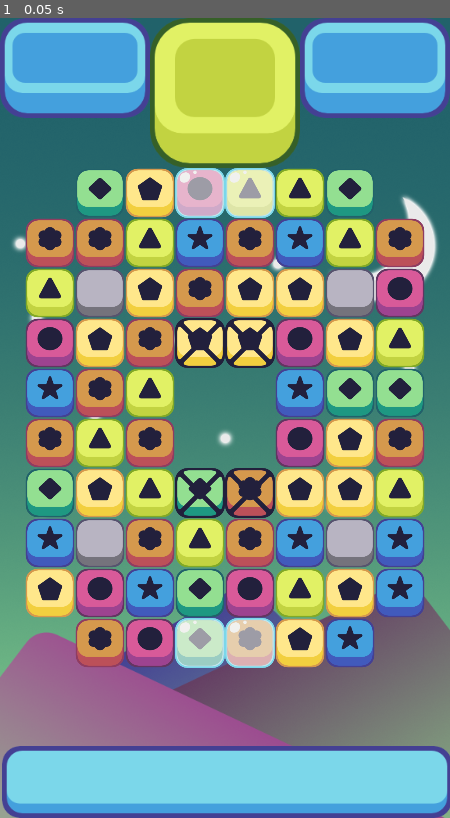
Above: before the commit, frame 1.
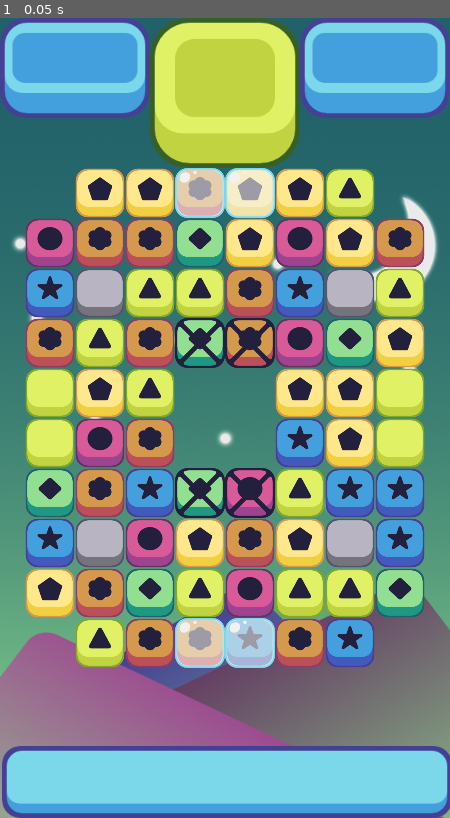
Above: after the commit, the same moment.

Repository: BrunoM24/Match-3
Game: Godot game, scene res://src/GameWindow.tscn
Same seed, same stepped clock (60 frames per second), same inputs: the game is played once before the commit and once after it. The project has no main scene, so this scene is started directly.
Inputs:
- Up to frame 1 (0.05 s): no input

The runs differ from the first frame. In frame 1, 27% of the frame differs, in the area x 5-95%, y 18-82%.

Commit message:
Added the Slime (Chocolate) Blocks - Part 22|23

Diff:
--- a/src/GameWindow.tscn
+++ b/src/GameWindow.tscn
@@ -7,6 +7,7 @@
 [ext_resource path="res://src/IceHolder.gd" type="Script" id=5]
 [ext_resource path="res://src/LockHolder.gd" type="Script" id=6]
 [ext_resource path="res://src/ConcreteHolder.gd" type="Script" id=7]
+[ext_resource path="res://src/SlimeHolder.gd" type="Script" id=8]
 
 [node name="GameWindow" type="Control"]
 anchor_right = 1.0
@@ -55,6 +56,7 @@
 ice_spaces = PoolVector2Array( 3, 0, 4, 0, 3, 9, 4, 9 )
 lock_spaces = PoolVector2Array( 3, 3, 4, 3, 3, 6, 4, 6 )
 concrete_spaces = PoolVector2Array( 1, 2, 6, 2, 1, 7, 6, 7 )
+slime_spaces = PoolVector2Array( 0, 4, 0, 5, 7, 4, 7, 5 )
 
 [node name="IceHolder" type="Node2D" parent="."]
 script = ExtResource( 5 )
@@ -64,6 +66,9 @@
 
 [node name="ConcreteHolder" type="Node2D" parent="."]
 script = ExtResource( 7 )
+
+[node name="SlimeHolder" type="Node2D" parent="."]
+script = ExtResource( 8 )
 
 [node name="DestroyTimer" type="Timer" parent="."]
 wait_time = 0.5
@@ -80,11 +85,14 @@
 [connection signal="damage_concrete" from="Grid" to="ConcreteHolder" method="_on_Grid_damage_concrete"]
 [connection signal="damage_ice" from="Grid" to="IceHolder" method="_on_Grid_damage_ice"]
 [connection signal="damage_lock" from="Grid" to="LockHolder" method="_on_Grid_damage_lock"]
+[connection signal="damage_slime" from="Grid" to="SlimeHolder" method="_on_Grid_damage_slime"]
 [connection signal="make_concrete" from="Grid" to="ConcreteHolder" method="_on_Grid_make_concrete"]
 [connection signal="make_ice" from="Grid" to="IceHolder" method="_on_Grid_make_ice"]
 [connection signal="make_lock" from="Grid" to="LockHolder" method="_on_Grid_make_lock"]
+[connection signal="make_slime" from="Grid" to="SlimeHolder" method="_on_Grid_make_slime"]
 [connection signal="remove_lock" from="LockHolder" to="Grid" method="_on_LockHolder_remove_lock"]
 [connection signal="remove_concrete" from="ConcreteHolder" to="Grid" method="_on_ConcreteHolder_remove_concrete"]
+[connection signal="remove_slime" from="SlimeHolder" to="Grid" method="_on_SlimeHolder_remove_slime"]
 [connection signal="timeout" from="DestroyTimer" to="Grid" method="_on_DestroyTimer_timeout"]
 [connection signal="timeout" from="CollapseTimer" to="Grid" method="_on_CollapseTimer_timeout"]
 [connection signal="timeout" from="RefillTimer" to="Grid" method="_on_RefillTimer_timeout"]
--- a/src/Grid.gd
+++ b/src/Grid.gd
@@ -13,6 +13,9 @@
 export (PoolVector2Array) var ice_spaces
 export (PoolVector2Array) var lock_spaces
 export (PoolVector2Array) var concrete_spaces
+export (PoolVector2Array) var slime_spaces
+
+var damage_slime := false
 
 # Obstacle Signals
 signal make_ice
@@ -21,6 +24,8 @@
 signal damage_lock
 signal make_concrete
 signal damage_concrete
+signal make_slime
+signal damage_slime
 
 var pieces = []
 
@@ -59,6 +64,7 @@
 	spawn_ice()
 	spawn_locks()
 	spawn_concrete()
+	spawn_slime()
 
 
 func _physics_process(delta):
@@ -105,6 +111,11 @@
 func spawn_concrete() -> void:
 	for concrete in concrete_spaces:
 		emit_signal("make_concrete", concrete)
+
+
+func spawn_slime() -> void:
+	for slime in slime_spaces:
+		emit_signal("make_slime", slime)
 
 
 func match_at(column: int, row: int, color: String) -> bool:
@@ -254,7 +265,7 @@
 		swap_back()
 
 
-func check_concrete(col: int, row: int):
+func check_concrete(col: int, row: int) -> void:
 	#check right
 	if col < width - 1:
 		emit_signal("damage_concrete", Vector2(col + 1, row))
@@ -266,10 +277,23 @@
 		emit_signal("damage_concrete", Vector2(col, row + 1))
 
 
+func check_slime(col: int, row: int) -> void:
+	#check right
+	if col < width - 1:
+		emit_signal("damage_slime", Vector2(col + 1, row))
+	if col > 0:
+		emit_signal("damage_slime", Vector2(col - 1, row))
+	if row > 0:
+		emit_signal("damage_slime", Vector2(col, row - 1))
+	if row < height - 1:
+		emit_signal("damage_slime", Vector2(col, row + 1))
+
+
 func damage_special(col: int, row: int) -> void:
 	emit_signal("damage_ice", Vector2(col, row))
 	emit_signal("damage_lock", Vector2(col, row))
 	check_concrete(col, row)
+	check_slime(col, row)
 
 
 func collapse_collumns() -> void:
@@ -312,13 +336,17 @@
 					get_parent().get_node("DestroyTimer").start()
 					break
 
+	if !damage_slime:
+		generate_slime()
+
 	state = move
 	move_checked = false
+	damage_slime = false
 
 
 func restricted_fill(place: Vector2) -> bool:
 	#check the empty pieces
-	return is_in_array(empty_spaces, place) || is_in_array(concrete_spaces, place)
+	return is_in_array(empty_spaces, place) || is_in_array(concrete_spaces, place) || is_in_array(slime_spaces, place)
 
 
 func restricted_move(place: Vector2) -> bool:
@@ -345,6 +373,40 @@
 	return array
 
 
+func find_normal_neighbor(col, row) -> Vector2:
+	if is_in_grid(Vector2(col + 1, row)) && pieces[col + 1][row] != null:
+		return Vector2(col + 1, row)
+	if is_in_grid(Vector2(col - 1, row)) && pieces[col - 1][row] != null:
+		return Vector2(col - 1, row)
+	if is_in_grid(Vector2(col, row + 1)) && pieces[col][row + 1] != null:
+		return Vector2(col, row + 1)
+	if is_in_grid(Vector2(col, row - 1)) && pieces[col][row - 1] != null:
+		return Vector2(col, row - 1)
+
+	return Vector2.ZERO
+
+
+func generate_slime():
+	if slime_spaces.size() == 0:
+		return
+
+	var slime_made = false
+
+	while !slime_made:
+		var random_num = randi() % slime_spaces.size()
+		var current = slime_spaces[random_num]
+
+		var neighbor = find_normal_neighbor(current.x, current.y)
+
+		if neighbor != null && neighbor != Vector2.ZERO:
+			# Turn into a slime
+			slime_made = true
+			pieces[neighbor.x][neighbor.y].queue_free()
+			pieces[neighbor.x][neighbor.y] = null
+			slime_spaces.append(neighbor)
+			emit_signal("make_slime", neighbor)
+
+
 func _on_DestroyTimer_timeout():
 	destroy_matches()
 
@@ -357,9 +419,14 @@
 	refill_collumns()
 
 
-func _on_LockHolder_remove_lock(lock_position: Vector2):
+func _on_LockHolder_remove_lock(lock_position: Vector2) -> void:
 	lock_spaces = remove_from_array(lock_spaces, lock_position)
 
 
 func _on_ConcreteHolder_remove_concrete(concrete_position: Vector2) -> void:
 	concrete_spaces = remove_from_array(concrete_spaces, concrete_position)
+
+
+func _on_SlimeHolder_remove_slime(slime_position: Vector2) -> void:
+	damage_slime = true
+	slime_spaces = remove_from_array(slime_spaces, slime_position)
--- /dev/null
+++ b/src/SlimeHolder.gd
@@ -0,0 +1,41 @@
+extends Node2D
+
+
+signal remove_slime
+
+var slime_pieces = []
+var width := 8
+var height := 10
+
+var slime_piece = preload("res://src/obstacles/Slime.tscn")
+
+
+func _init():
+	slime_pieces = make_2d_array()
+
+
+func make_2d_array() -> Array:
+	var array = []
+	for i in width:
+		array.append([])
+		for j in height:
+			array[i].append(null)
+
+	return array
+
+
+func _on_Grid_make_slime(board_position: Vector2):
+	var slime = slime_piece.instance()
+	slime.position = Vector2(board_position.x * 64 + 64, board_position.y * -64 + 800)
+	add_child(slime)
+	slime_pieces[board_position.x][board_position.y] = slime
+
+
+func _on_Grid_damage_slime(board_position: Vector2):
+	var slime = slime_pieces[board_position.x][board_position.y]
+	if slime != null:
+		slime.take_damage(1)
+		if slime.health <= 0:
+			slime.queue_free()
+			slime_pieces[board_position.x][board_position.y] = null
+			emit_signal("remove_slime", board_position)
--- /dev/null
+++ b/src/obstacles/Slime.tscn
@@ -0,0 +1,11 @@
+[gd_scene load_steps=3 format=2]
+
+[ext_resource path="res://assets/obstacles/slime.png" type="Texture" id=1]
+[ext_resource path="res://src/obstacles/Ice.gd" type="Script" id=2]
+
+[node name="Slime" type="Node2D"]
+script = ExtResource( 2 )
+
+[node name="Sprite" type="Sprite" parent="."]
+scale = Vector2( 0.5, 0.5 )
+texture = ExtResource( 1 )
Not shown: 1 places in src/GameWindow.tscn that only renumber resources
